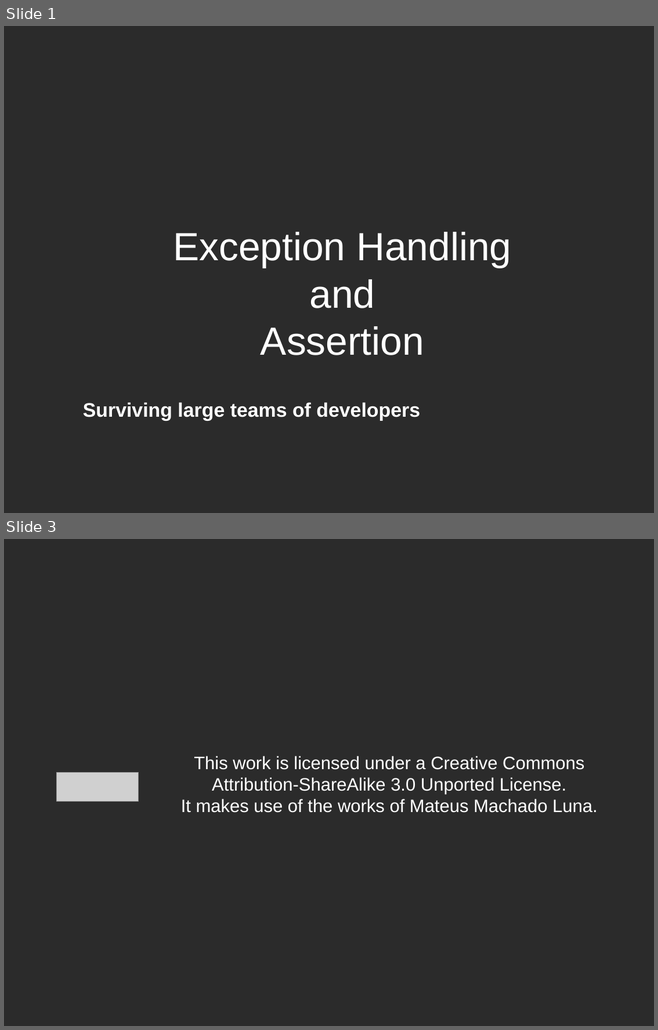
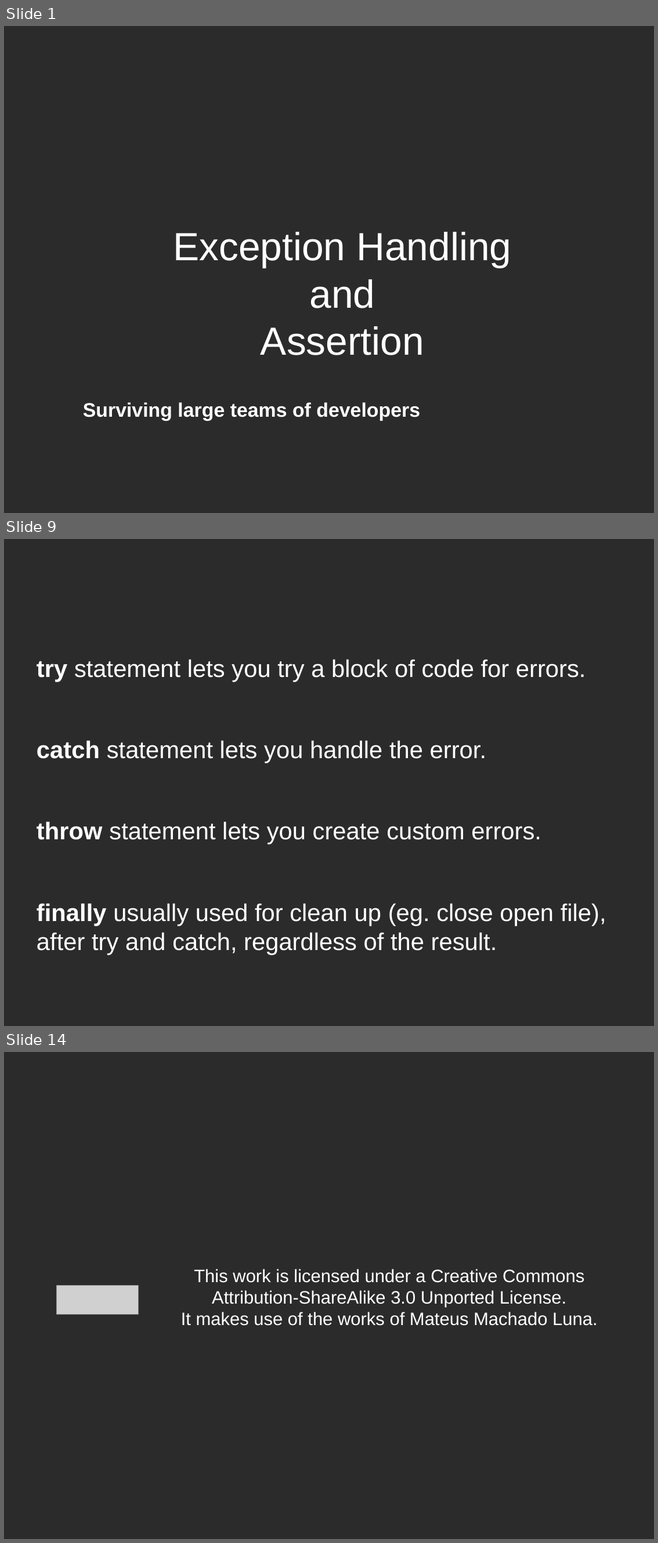
Before and after one commit to talyaron/full-stack, a slide deck: JS/exception handeling/Error Handling and Assertion.odp. Shown one above the other, each under a label of ours: slides 1 and 3 before the commit, slides 1, 9 and 14 after it; the slides between them are not shown. The pictures are 658x1030 and 658x1543 pixels, drawn with LibreOffice and Linux fonts; fonts in the diff are those of the drawing; grey boxes stand for pictures; background and template pictures are left out; a plain dark background stands for a picture behind light text. Boxes give left, top, right and bottom in pixels: in the first picture for what was removed or moved away, otherwise in the second. Text is boxed around its words. In the diff, an @@ line names an element or a change of style, - is before the commit and + after.

```diff
--- a/JS/exception handeling/Error Handling and Assertion.odp
+++ b/JS/exception handeling/Error Handling and Assertion.odp
@@ slide 9 added at (x1=4, y1=539, x2=654, y2=1026), background picture (left out) @@
@@ text added at (x1=36, y1=659, x2=606, y2=955), 29.6 pt, text #FFFFFF @@
+try statement lets you try a block of code for errors.
+catch statement lets you handle the error.
+throw statement lets you create custom errors.
+finally usually used for clean up (eg. close open file), after try and catch, regardless of the result.
@@ what was slide 3 is now slide 14 @@
```
Also in this commit, not shown: 11 other slides added, 1 slide removed, 3 other files.
